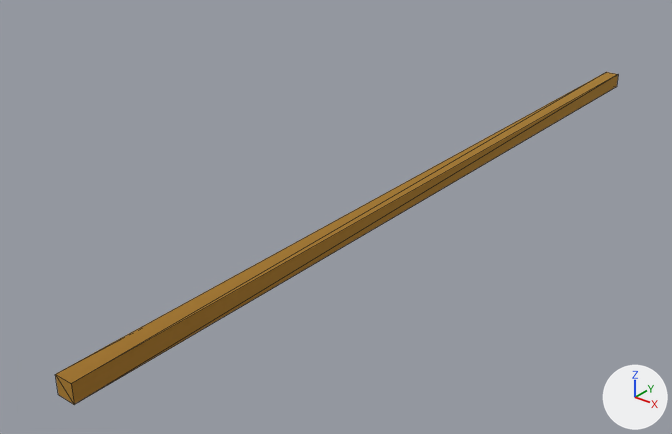
Before and after pictures for a commit that changed the glTF model published-model/details/268cee0a3b9044af281d72e0d21b7ee520f958c5cb0f2dfa74253e16bbb22086.glb.
Camera for both pictures: a 50 mm camera at (29.89, 13.24, 5.83) aimed at (28.53, 14.94, 4.78). The lights are fixed; the arrows at lower right show +X, +Y and +Z. The picture after the commit comes second. Mesh edges are drawn as thin lines. Where no turn or scale is listed for an object, it has been applied to the vertices. Vertices at exactly the same position are counted once.

Objects in the first picture: 'GAP-17-LINTEL-0'.
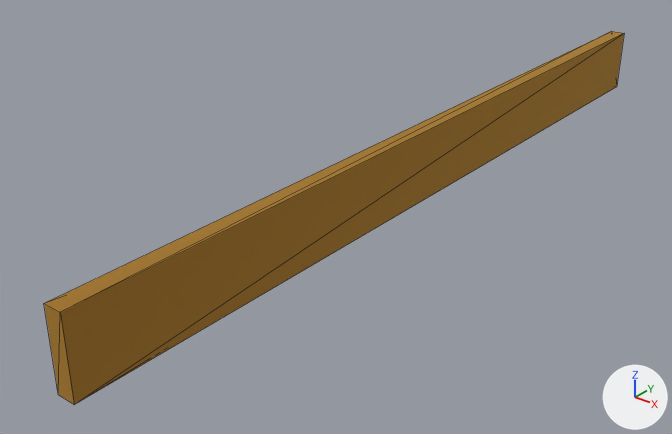
What differs and where, as boxes (x1, y1, x2, y2) in the pictures (672 x 434 px; the box of a moved part takes in the faces that stretch with it):
```json
{"part": 1, "of": "me_gap_17_lintel_0", "change": "moved or reshaped", "before": [55, 72, 618, 404], "after": [44, 31, 624, 404]}
```

The change, as JSON lines over the scene's bpy script:
```json
{"block": "me_gap_17_lintel_0", "where": "# used by ob_gap_17_lintel_0; location = (0.0, 0.0, 0.0)"}
{"block": "me_gap_17_lintel_0", "where": "# verts and faces of me_gap_17_lintel_0; kept vertices keep their numbers, new ones are numbered from 8"}
{"block": "me_gap_17_lintel_0", "where": "# before: 0 (28.66, 13.99, 4.82) at pixel (58, 394), 1 (28.66, 13.99, 4.86) at pixel (55, 374), 2 (28.66, 16.3, 4.86) at pixel (606, 72), 3 (28.66, 16.3, 4.82), 4 (28.7, 16.3, 4.86) at pixel (618, 74)"}
{"block": "me_gap_17_lintel_0", "where": "# before: 5 (28.7, 16.3, 4.82) at pixel (616, 86), 6 (28.7, 13.99, 4.86) at pixel (71, 383), 7 (28.7, 13.99, 4.82) at pixel (74, 404)"}
{"op": "remove", "block": "me_gap_17_lintel_0", "code": "me_gap_17_lintel_0.from_pydata(...)  # 8 vertices, 12 faces; spans x 28.66..28.7, y 13.99..16.3, z 4.82..4.86"}
{"op": "add", "block": "me_gap_17_lintel_0", "code": "me_gap_17_lintel_0.from_pydata(...)  # 8 vertices, 12 faces; spans x 28.66..28.7, y 13.99..16.3, z 4.82..5.01"}
{"block": "me_gap_17_lintel_0", "change": "me_gap_17_lintel_0 part 1"}
{"op": "add", "block": "me_gap_17_lintel_0", "code": "delete_faces([(2, 4, 3), (3, 4, 5), (1, 7, 6), (0, 7, 1)])"}
{"op": "add", "block": "me_gap_17_lintel_0", "code": "for i in [1, 2, 4, 6]: verts[i] += (0.0, 0.0, 0.15)"}
{"op": "add", "block": "me_gap_17_lintel_0", "code": "faces += [(2, 5, 3), (2, 4, 5), (0, 7, 6), (0, 6, 1)]"}
```
